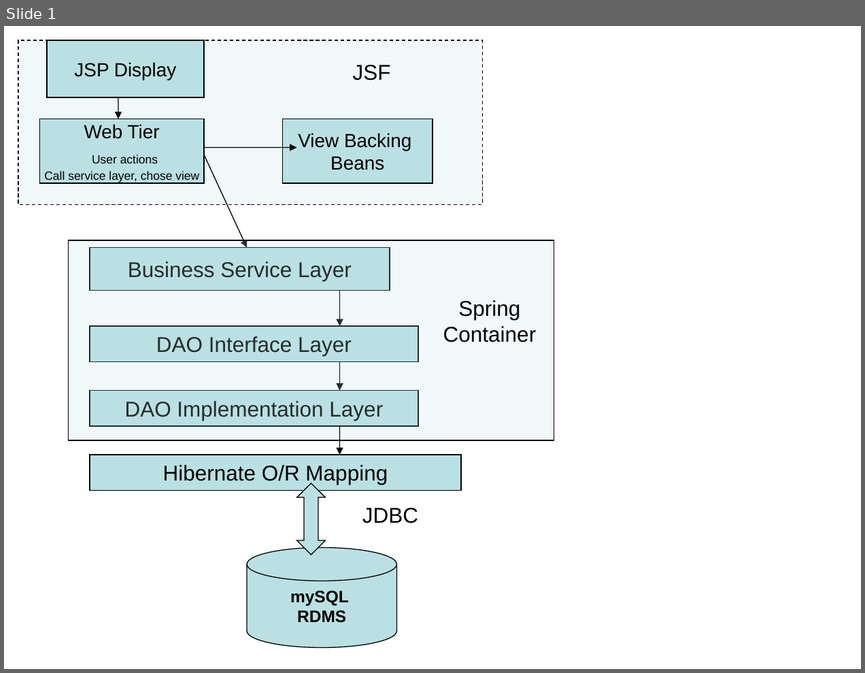
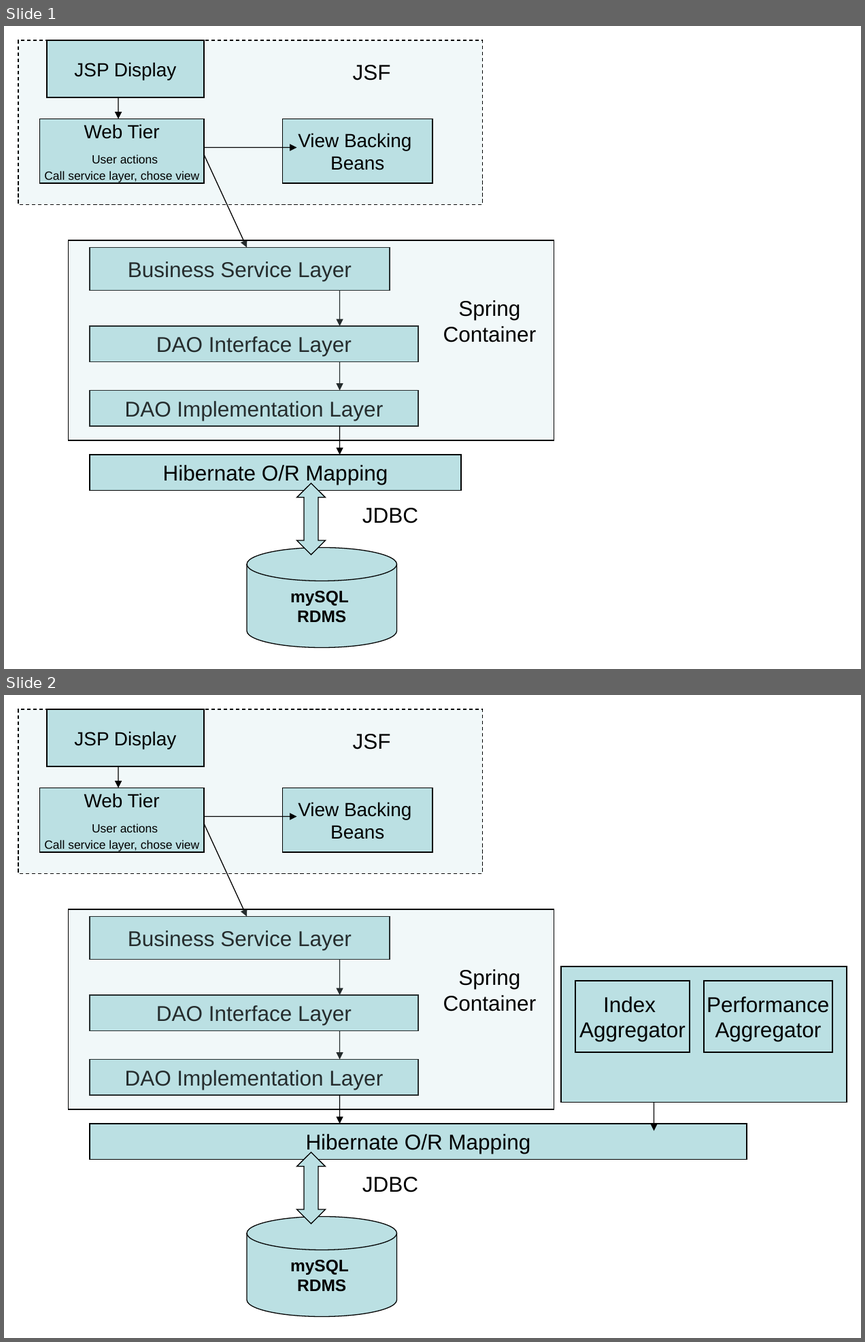
Before and after one commit to NCIP/cagrid-portal, a slide deck: cagrid-1-0/Documentation/docs/portal/AppLayerDiagram.ppt. Shown one above the other, each under a label of ours: slide 1 before the commit, slides 1 and 2 after it. The pictures are 865x673 and 865x1342 pixels, drawn with LibreOffice and Linux fonts; fonts in the diff are those of the drawing. Boxes give left, top, right and bottom in pixels: in the first picture for what was removed or moved away, otherwise in the second. Text is boxed around its words. In the diff, an @@ line names an element or a change of style, - is before the commit and + after.

```diff
--- a/cagrid-1-0/Documentation/docs/portal/AppLayerDiagram.ppt
+++ b/cagrid-1-0/Documentation/docs/portal/AppLayerDiagram.ppt
@@ slide 2 added at (x1=4, y1=695, x2=861, y2=1338), background #FFFFFF @@
@@ rectangle added at (x1=18, y1=709, x2=483, y2=874), fill #BBE0E3 at 20% opacity, outline #000000 0.74 pt dashed @@
@@ rectangle added at (x1=47, y1=709, x2=204, y2=767), fill #BBE0E3, outline #000000 0.74 pt, 16 pt, text #000000 @@
+JSP Display
@@ text added at (x1=353, y1=734, x2=391, y2=749), 18 pt, text #000000 @@
+JSF
@@ arrow added from (118, 766) to (118, 787), #000000 0.74 pt @@
@@ rectangle added at (x1=40, y1=787, x2=205, y2=852), fill #BBE0E3, outline #000000 0.74 pt, 10 pt, text #000000 @@
+Web Tier
+User actions
+Call service layer, chose view
@@ rectangle added at (x1=283, y1=787, x2=432, y2=852), fill #BBE0E3, outline #000000 0.74 pt, 16 pt, text #000000 @@
+View Backing
+Beans
@@ arrow added from (204, 817) to (297, 817), #000000 0.74 pt @@
@@ arrow added from (204, 824) to (247, 916), #000000 0.74 pt @@
@@ rectangle added at (x1=68, y1=909, x2=554, y2=1109), fill #BBE0E3 at 20% opacity, outline #000000 0.74 pt @@
@@ rectangle added at (x1=90, y1=916, x2=390, y2=959), fill #BBE0E3, outline #000000 0.74 pt, 18 pt, text #000000 @@
+Business Service Layer
@@ arrow added from (340, 959) to (340, 995), #000000 0.74 pt @@
@@ text added at (x1=443, y1=969, x2=536, y2=1011), 18 pt, text #000000 @@
+Spring Container
@@ rectangle added at (x1=561, y1=966, x2=847, y2=1102), fill #BBE0E3, outline #000000 0.74 pt @@
@@ rectangle added at (x1=90, y1=995, x2=418, y2=1031), fill #BBE0E3, outline #000000 0.74 pt, 18 pt, text #000000 @@
+DAO Interface Layer
@@ rectangle added at (x1=575, y1=981, x2=689, y2=1051), fill #BBE0E3, outline #000000 0.74 pt, 18 pt, text #000000 @@
+Index
+Aggregator
@@ rectangle added at (x1=704, y1=981, x2=832, y2=1051), fill #BBE0E3, outline #000000 0.74 pt, 18 pt, text #000000 @@
+Performance
+Aggregator
@@ arrow added from (340, 1031) to (340, 1059), #000000 0.74 pt @@
@@ rectangle added at (x1=90, y1=1059, x2=418, y2=1095), fill #BBE0E3, outline #000000 0.74 pt, 18 pt, text #000000 @@
+DAO Implementation Layer
@@ arrow added from (340, 1095) to (340, 1123), #000000 0.74 pt @@
@@ arrow added from (653, 1102) to (653, 1130), #000000 0.74 pt @@
@@ rectangle added at (x1=90, y1=1123, x2=747, y2=1159), fill #BBE0E3, outline #000000 0.74 pt, 18 pt, text #000000 @@
+Hibernate O/R Mapping
@@ up down arrow added at (x1=297, y1=1152, x2=325, y2=1223), fill #BBE0E3, outline #000000 0.74 pt @@
@@ text added at (x1=362, y1=1176, x2=418, y2=1192), 18 pt, text #000000 @@
+JDBC
@@ cylinder added at (x1=247, y1=1216, x2=396, y2=1317), fill #BBE0E3, outline #000000 0.74 pt, 14 pt, text #000000, bold @@
+mySQL
+RDMS
```
Also in this commit, not shown: 1 other slide added.
